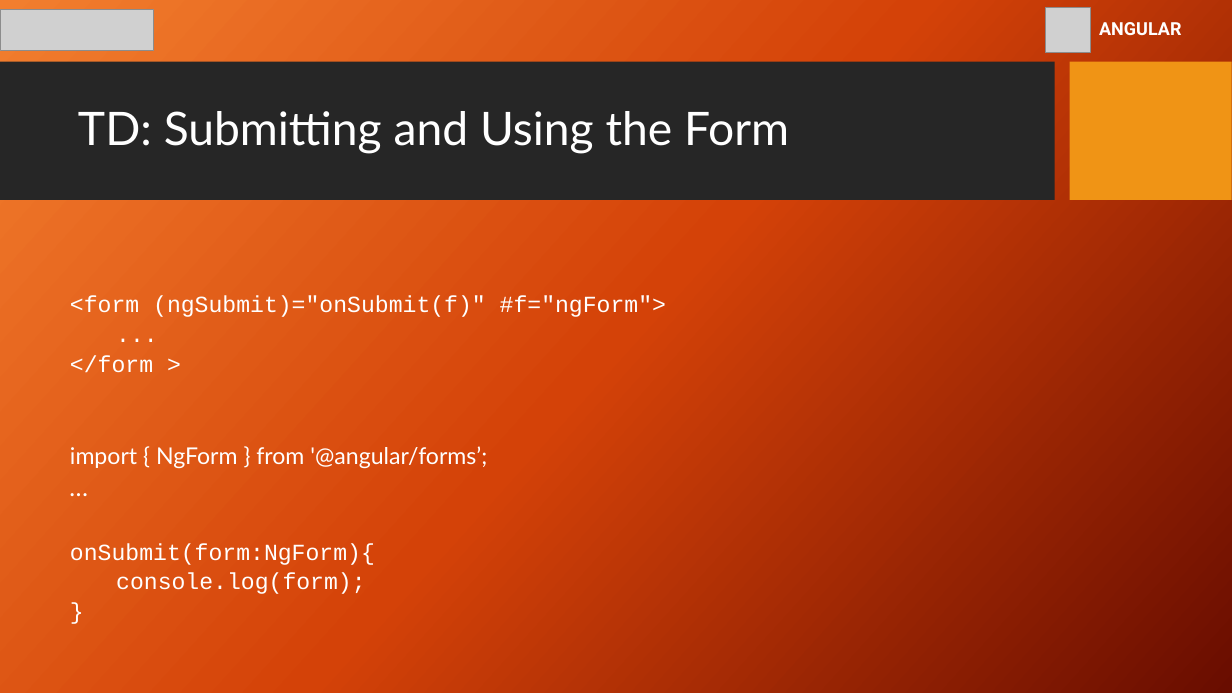
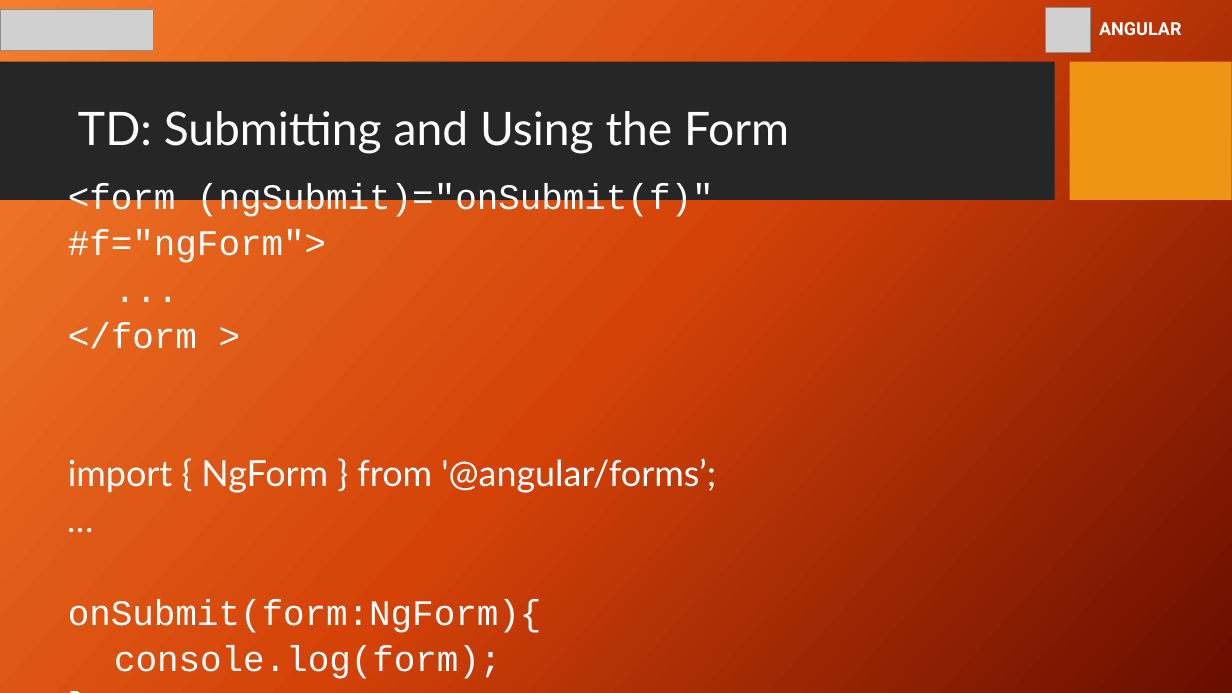
Before and after one commit to youma85/hps-ang, a slide deck: slide 62 of gp-hps-angular-8-yri.pptx. Drawn at 1232x693 pixels with LibreOffice and Linux fonts; fonts in the diff are those of the drawing; grey boxes stand for pictures; background and template pictures are left out. Boxes give left, top, right and bottom in pixels: in the first picture for what was removed or moved away, otherwise in the second. Text is boxed around its words. In the diff, an @@ line names an element or a change of style, - is before the commit and + after.

```diff
--- a/gp-hps-angular-8-yri.pptx
+++ b/gp-hps-angular-8-yri.pptx
@@ text "<form (ngSubmit)="onSubmit(f)" #f="ngForm">": place and size @@
-text "<form (ngSubmit)="onSubmit(f)" #f="ngForm">" at [70,296,666,594]
+text "<form (ngSubmit)="onSubmit(f)" #f="ngForm">" at [68,184,716,679]
@@ text "<form (ngSubmit)="onSubmit(f)" #f="ngForm">" at [68,184,716,679]: size 18 to 28 pt; size 20 to 28 pt in "…" @@
```
Also in this commit, not shown: 2 slides added.
